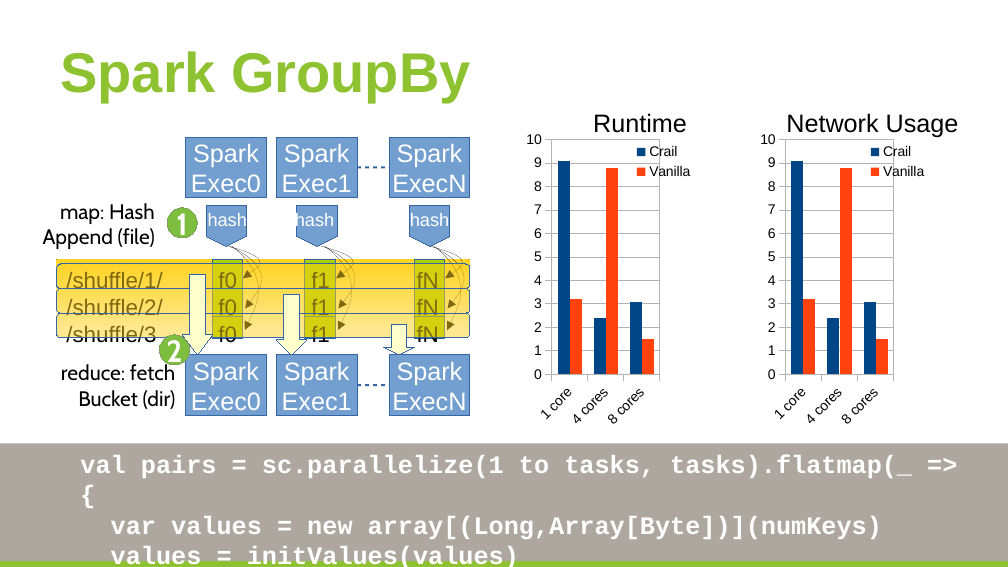
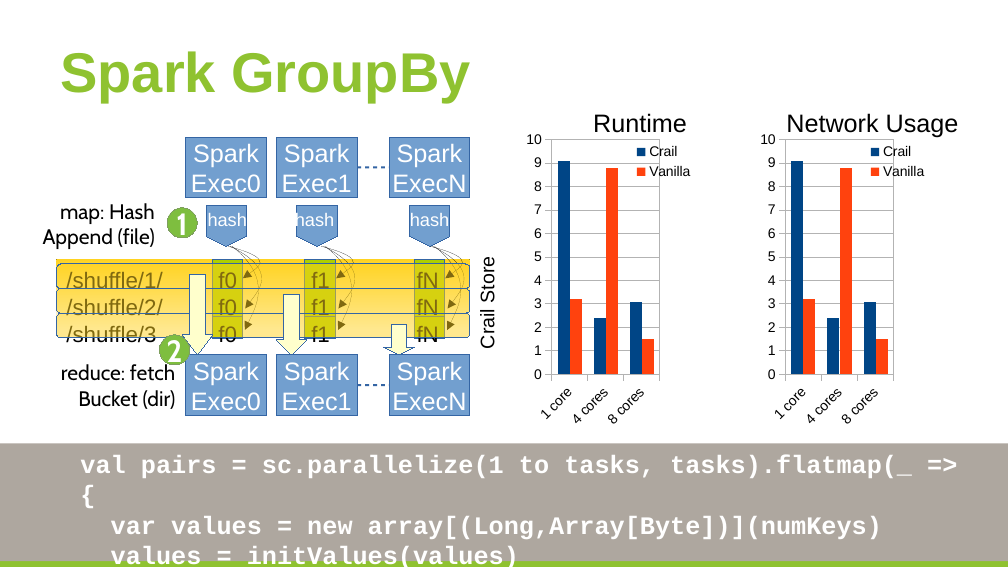
Before and after one commit to huangyibo/spark-summit-17, a slide deck: slide 22 of template.odp. Drawn at 1008x567 pixels with LibreOffice and Linux fonts; fonts in the diff are those of the drawing; background and template pictures are left out. Boxes give left, top, right and bottom in pixels: in the first picture for what was removed or moved away, otherwise in the second. Text is boxed around its words. In the diff, an @@ line names an element or a change of style, - is before the commit and + after.

```diff
--- a/template.odp
+++ b/template.odp
@@ text added at [477,260,499,348], 14 pt, text #000000 @@
+Crail Store
```
Also in this commit, not shown: 3 other slides changed, 3 slides added, 3 other files.
